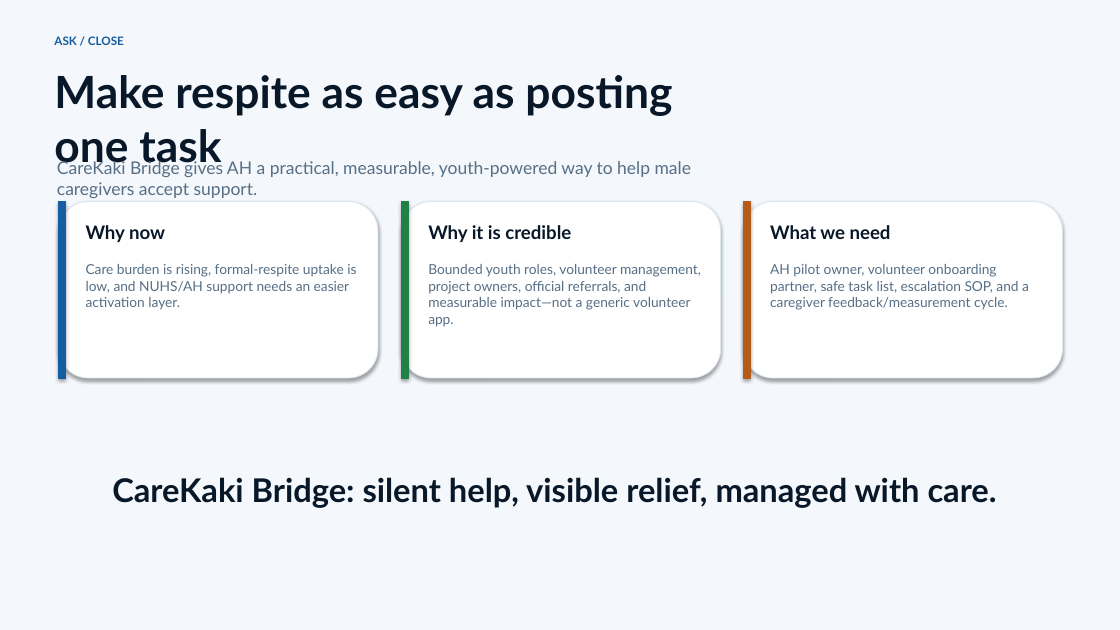
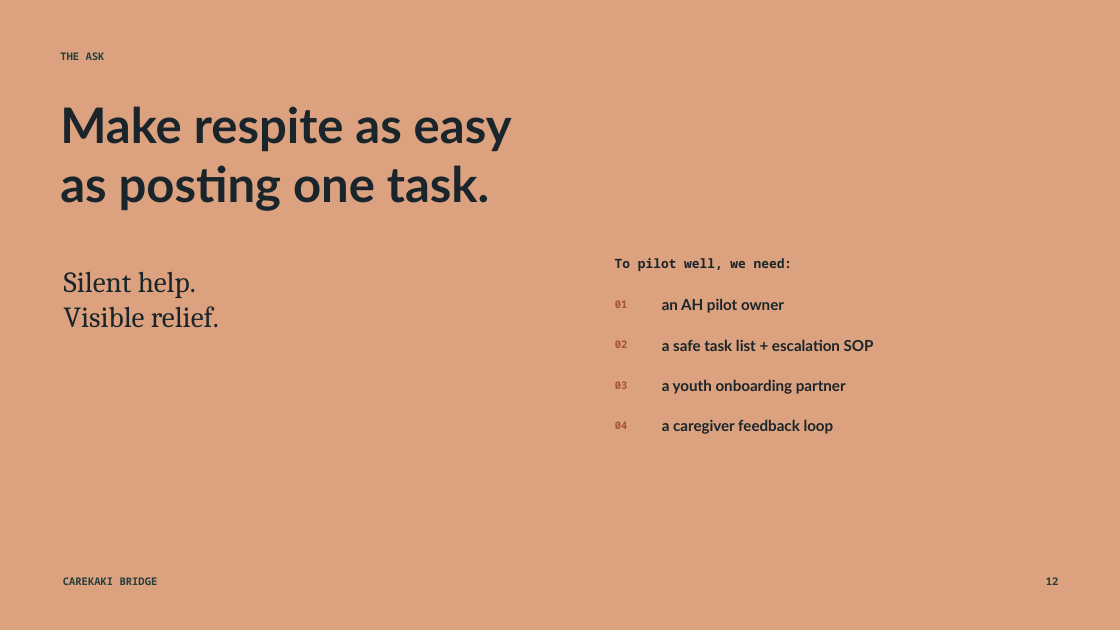
Before and after one commit to abelcjh/carekaki-bridge, a slide deck: slide 12 of CareKaki_Bridge_pitch_deck_v2.pptx. Drawn at 1120x630 pixels with LibreOffice and Linux fonts; fonts in the diff are those of the drawing. Boxes give left, top, right and bottom in pixels: in the first picture for what was removed or moved away, otherwise in the second. Text is boxed around its words. In the diff, an @@ line names an element or a change of style, - is before the commit and + after.

Commit message:
Redesign CareKaki experience and research standards

```diff
--- a/CareKaki_Bridge_pitch_deck_v2.pptx
+++ b/CareKaki_Bridge_pitch_deck_v2.pptx
@@ background #F4F7FB to #FFFFFF @@
@@ rectangle added at box(0, 0, 1120, 630), fill #DCA17E, outline #DCA17E 0.75 pt @@
@@ text at box(60, 52, 105, 60): text changed; size 10 to 9 pt; font Lato to Noto Sans Mono; text colour #145DA0 to #253E39 @@
-ASK / CLOSE
+THE ASK
@@ text at box(60, 106, 512, 211): text changed; size 38 to 42 pt; text colour #081829 to #19252A @@
-Make respite as easy as posting one task
+Make respite as easy
+as posting one task.
@@ text removed at box(57, 159, 691, 198) @@
-CareKaki Bridge gives AH a practical, measurable, youth-powered way to help male caregivers accept support.
@@ rounded rectangle removed at box(59, 202, 378, 378) @@
@@ rectangle removed at box(59, 202, 66, 378) @@
@@ rounded rectangle removed at box(402, 202, 721, 378) @@
@@ rectangle removed at box(402, 202, 408, 378) @@
@@ rounded rectangle removed at box(744, 202, 1063, 378) @@
@@ rectangle removed at box(744, 202, 750, 378) @@
@@ text removed at box(86, 225, 165, 242) @@
-Why now
@@ text removed at box(428, 225, 571, 242) @@
-Why it is credible
@@ text removed at box(770, 225, 891, 239) @@
-What we need
@@ text added at box(615, 258, 793, 271), 11 pt, text #19252A, bold @@
+To pilot well, we need:
@@ text removed at box(770, 264, 1029, 310) @@
-AH pilot owner, volunteer onboarding partner, safe task list, escalation SOP, and a caregiver feedback/measurement cycle.
@@ text at box(64, 271, 219, 327): text changed; size 28 to 25 pt; font Lato to Cambria; text colour #081829 to #19252A; bold off @@
-CareKaki Bridge: silent help, visible relief, managed with care.
+Silent help.
+Visible relief.
@@ text at box(662, 298, 784, 313): text changed; size 11.8 to 13 pt; text colour #576F86 to #19252A; bold on @@
-Care burden is rising, formal-respite uptake is low, and NUHS/AH support needs an easier activation layer.
+an AH pilot owner
@@ text added at box(615, 300, 628, 308), 9 pt, text #A65330, bold @@
+01
@@ text added at box(615, 340, 628, 348), 9 pt, text #A65330, bold @@
+02
@@ text added at box(662, 339, 874, 351), 13 pt, text #19252A, bold @@
+a safe task list + escalation SOP
@@ text added at box(615, 381, 628, 389), 9 pt, text #A65330, bold @@
+03
@@ text at box(662, 379, 846, 394): text changed; size 11.8 to 13 pt; text colour #576F86 to #19252A; bold on @@
-Bounded youth roles, volunteer management, project owners, official referrals, and measurable impact—not a generic volunteer app.
+a youth onboarding partner
@@ text added at box(662, 419, 834, 434), 13 pt, text #19252A, bold @@
+a caregiver feedback loop
@@ text added at box(615, 421, 628, 429), 9 pt, text #A65330, bold @@
+04
@@ text added at box(63, 577, 158, 585), 9 pt, text #253E39, bold @@
+CAREKAKI BRIDGE
@@ text added at box(1046, 577, 1059, 585), 9 pt, text #253E39, bold @@
+12
```
Also in this commit, not shown: 1 other slide changed, 10 slides added, 10 slides removed, 7 other files.
